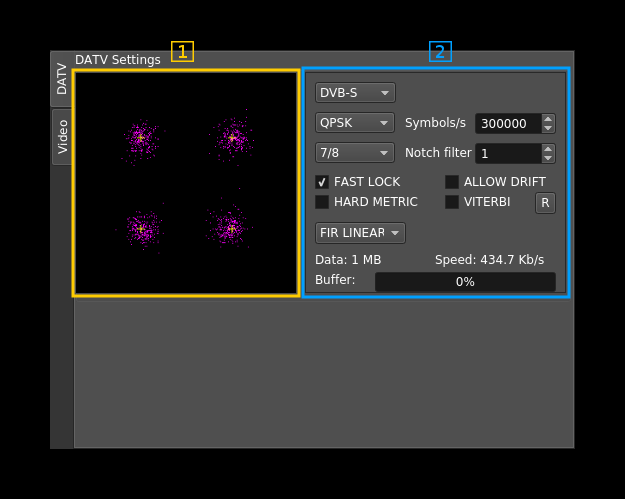
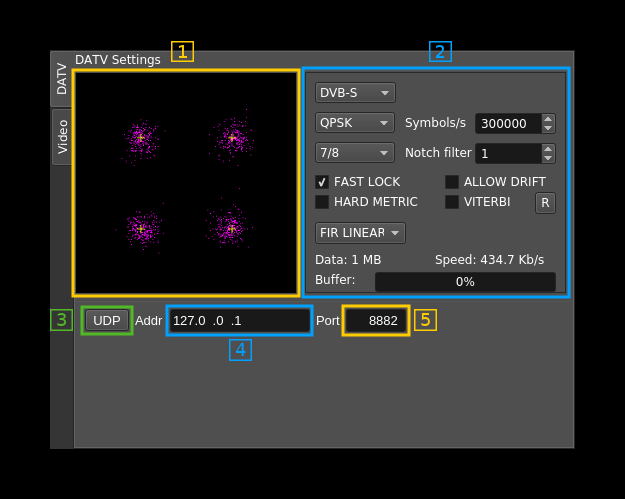
Layer changes from the first 625px x 499px image to the second:
added layer "5" above "Overlay_05" over (414, 309, 437, 331)
added layer "Overlay_05" above "4" over (341, 304, 411, 337)
added layer "4" above "Overlay_04" over (229, 339, 252, 361)
added layer "Overlay_04" above "3" over (165, 304, 314, 337)
added layer "3" above "Overlay_03" over (50, 309, 73, 331)
added layer "Overlay_03" above "2" over (80, 305, 134, 336)
added layer "Patch_01" above "Pasted Layer" over (80, 304, 411, 337)
